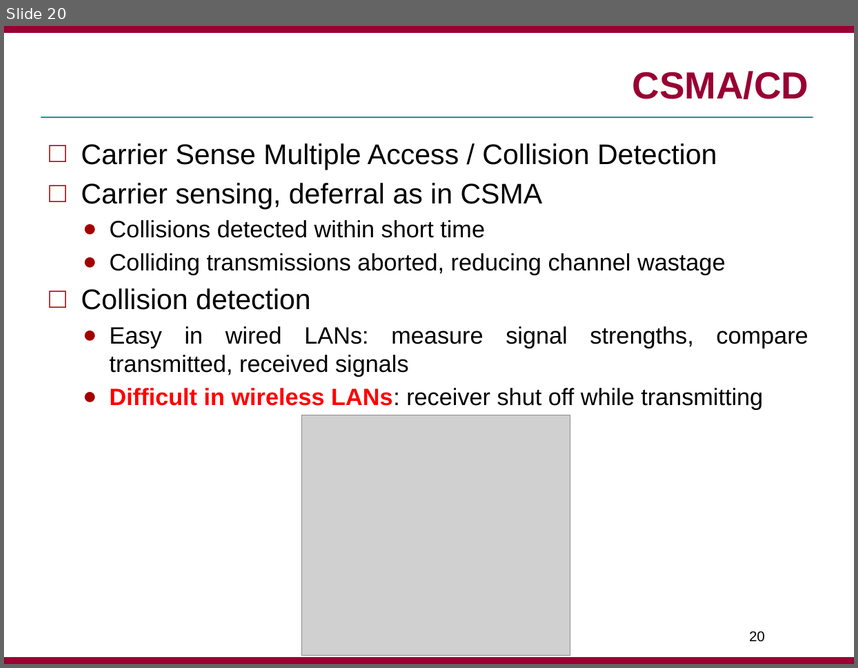
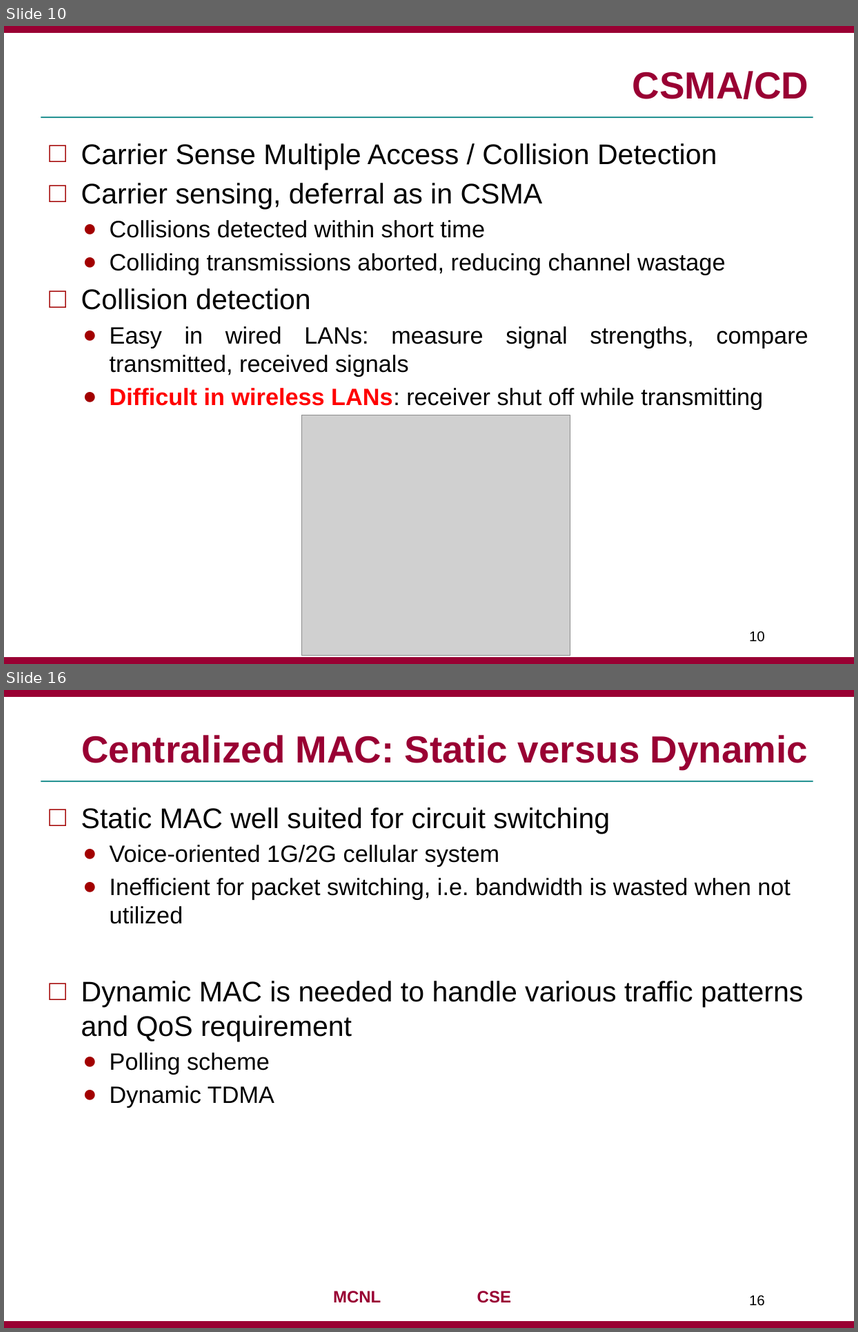
Before and after one commit to jaejunha/Paper, a slide deck: Daily(written_in_Korean)/180901.pptx. Shown one above the other, each under a label of ours: slide 20 before the commit, slides 10 and 16 after it; the slides between them are not shown. The pictures are 858x668 and 858x1332 pixels, drawn with LibreOffice and Linux fonts; fonts in the diff are those of the drawing; grey boxes stand for pictures; background and template pictures are left out. Boxes give left, top, right and bottom in pixels: in the first picture for what was removed or moved away, otherwise in the second. Text is boxed around its words. In the diff, an @@ line names an element or a change of style, - is before the commit and + after.

```diff
--- a/Daily(written_in_Korean)/180901.pptx
+++ b/Daily(written_in_Korean)/180901.pptx
@@ slide 16 added at bbox=[4, 690, 854, 1328], background #FFFFFF; not listed: 3 template elements that a slide beside it also shows @@
@@ title added at bbox=[81, 735, 808, 769], 32 pt, text #990033, bold @@
+Centralized MAC: Static versus Dynamic
@@ text added at bbox=[81, 807, 803, 1107], 20 pt, text #000000 @@
+□ Static MAC well suited for circuit switching
+  ● Voice-oriented 1G/2G cellular system
+  ● Inefficient for packet switching, i.e. bandwidth is wasted when not utilized
+□ Dynamic MAC is needed to handle various traffic patterns and QoS requirement
+  ● Polling scheme
+  ● Dynamic TDMA
@@ text added at bbox=[333, 1290, 511, 1303], 14 pt, text #990033, bold @@
+MCNL CSE
@@ page number added at bbox=[749, 1294, 765, 1305], 12 pt, text #000000 @@
+16
@@ what was slide 20 is now slide 10 @@
@@ page number at bbox=[749, 630, 765, 641]: text changed @@
-20
+10
```
Also in this commit, not shown: 4 slides changed, 7 other slides added, 12 slides removed, 1 other file.
